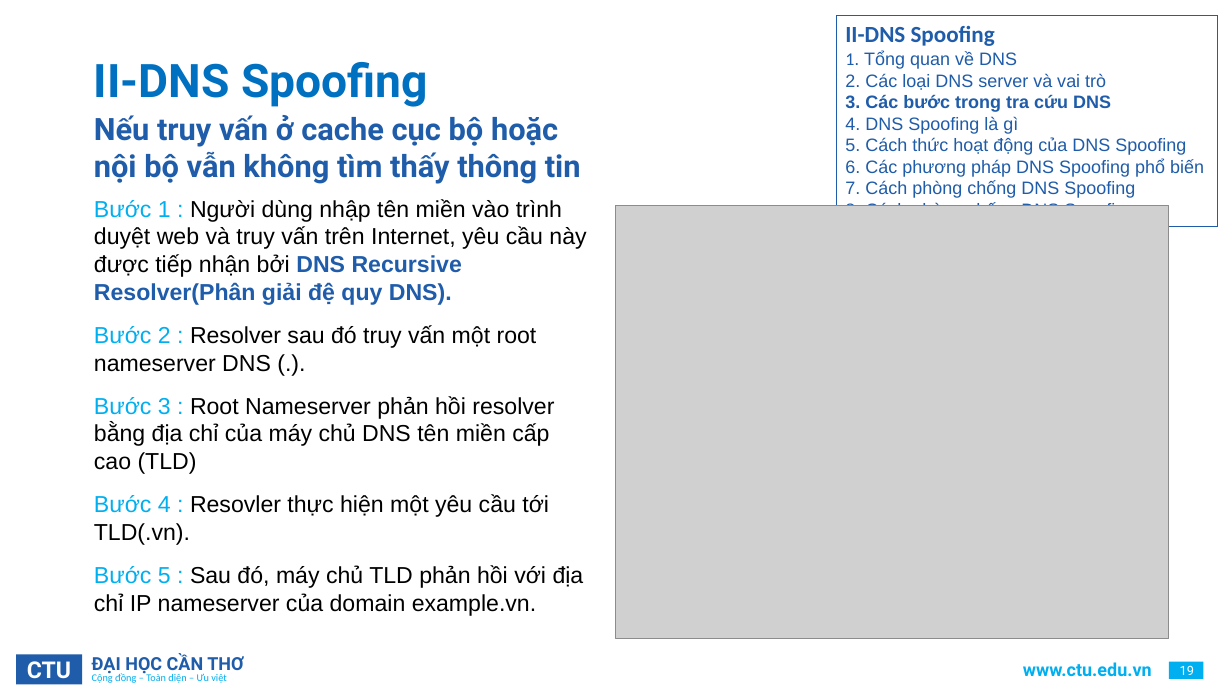
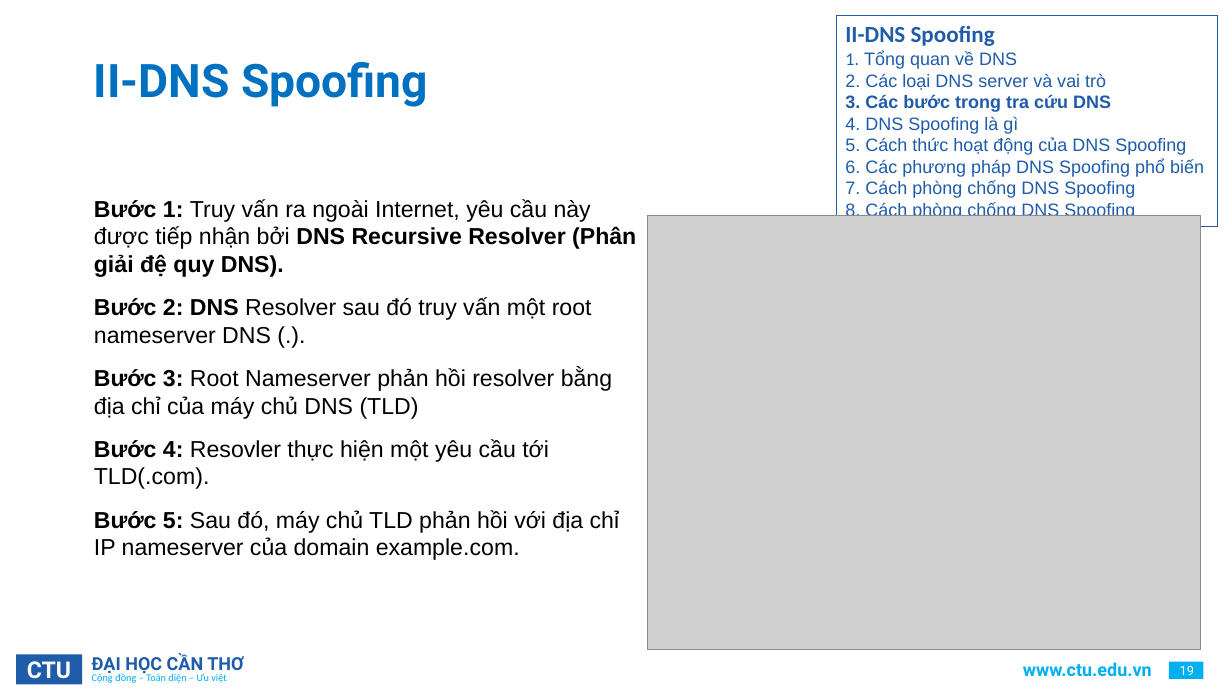
Before and after one commit to HaiDangDoo/archive, a slide deck: slide 19 of NLCS/CTU_PowerPoint_Template.pptx. Drawn at 1232x693 pixels with LibreOffice and Linux fonts; fonts in the diff are those of the drawing; grey boxes stand for pictures; background and template pictures are left out. Boxes give left, top, right and bottom in pixels: in the first picture for what was removed or moved away, otherwise in the second. Text is boxed around its words. In the diff, an @@ line names an element or a change of style, - is before the commit and + after.

```diff
--- a/NLCS/CTU_PowerPoint_Template.pptx
+++ b/NLCS/CTU_PowerPoint_Template.pptx
@@ text removed at (94, 115, 581, 184) @@
-Nếu truy vấn ở cache cục bộ hoặc nội bộ vẫn không tìm thấy thông tin
@@ text at (94, 199, 636, 560): text changed @@
-Bước 1 : Người dùng nhập tên miền vào trình duyệt web và truy vấn trên Internet, yêu cầu này được tiếp nhận bởi DNS Recursive Resolver(Phân giải đệ quy DNS).
-Bước 2 : Resolver sau đó truy vấn một root nameserver DNS (.).
-Bước 3 : Root Nameserver phản hồi resolver bằng địa chỉ của máy chủ DNS tên miền cấp cao (TLD)
-Bước 4 : Resovler thực hiện một yêu cầu tới TLD(.vn).
-Bước 5 : Sau đó, máy chủ TLD phản hồi với địa chỉ IP nameserver của domain example.vn.
+Bước 1: Truy vấn ra ngoài Internet, yêu cầu này được tiếp nhận bởi DNS Recursive Resolver (Phân giải đệ quy DNS).
+Bước 2: DNS Resolver sau đó truy vấn một root nameserver DNS (.).
+Bước 3: Root Nameserver phản hồi resolver bằng địa chỉ của máy chủ DNS (TLD)
+Bước 4: Resovler thực hiện một yêu cầu tới TLD(.com).
+Bước 5: Sau đó, máy chủ TLD phản hồi với địa chỉ IP nameserver của domain example.com.
@@ picture: place and size @@
-picture at (616, 205, 1169, 639)
+picture at (648, 216, 1201, 650)
```
Also in this commit, not shown: 30 other slides changed, 2 slides removed, 35 other files.
